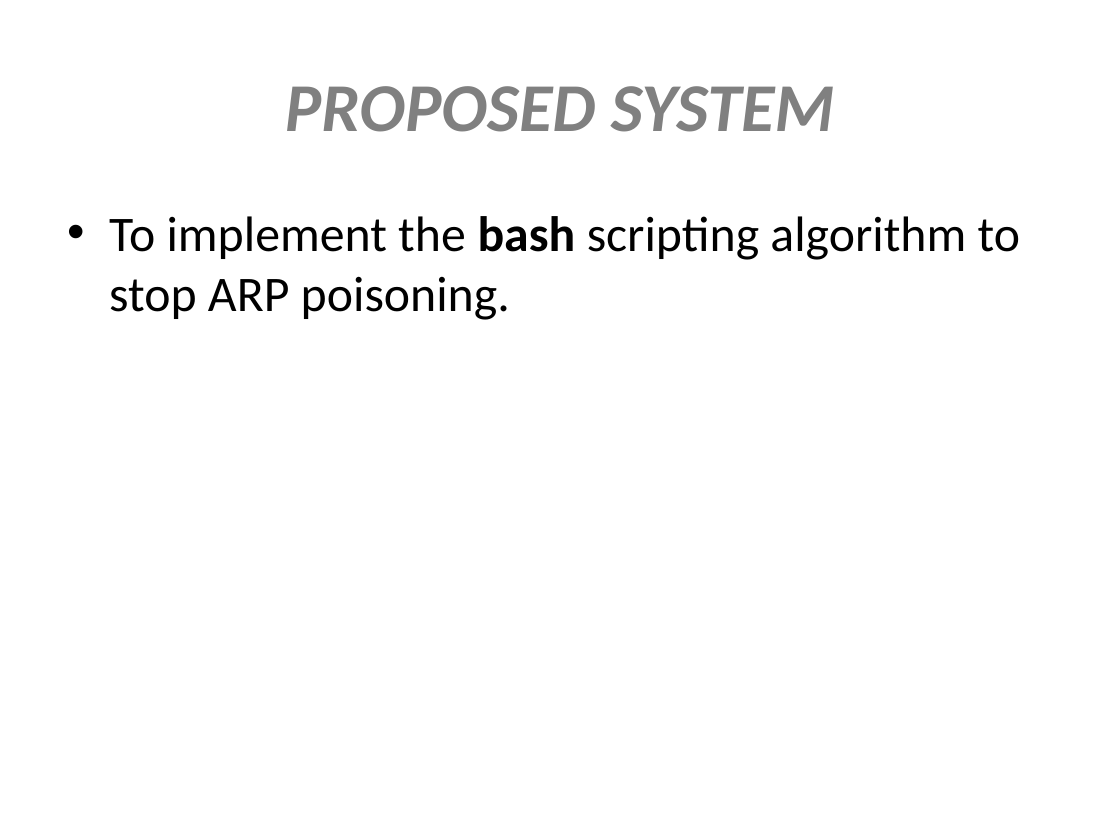
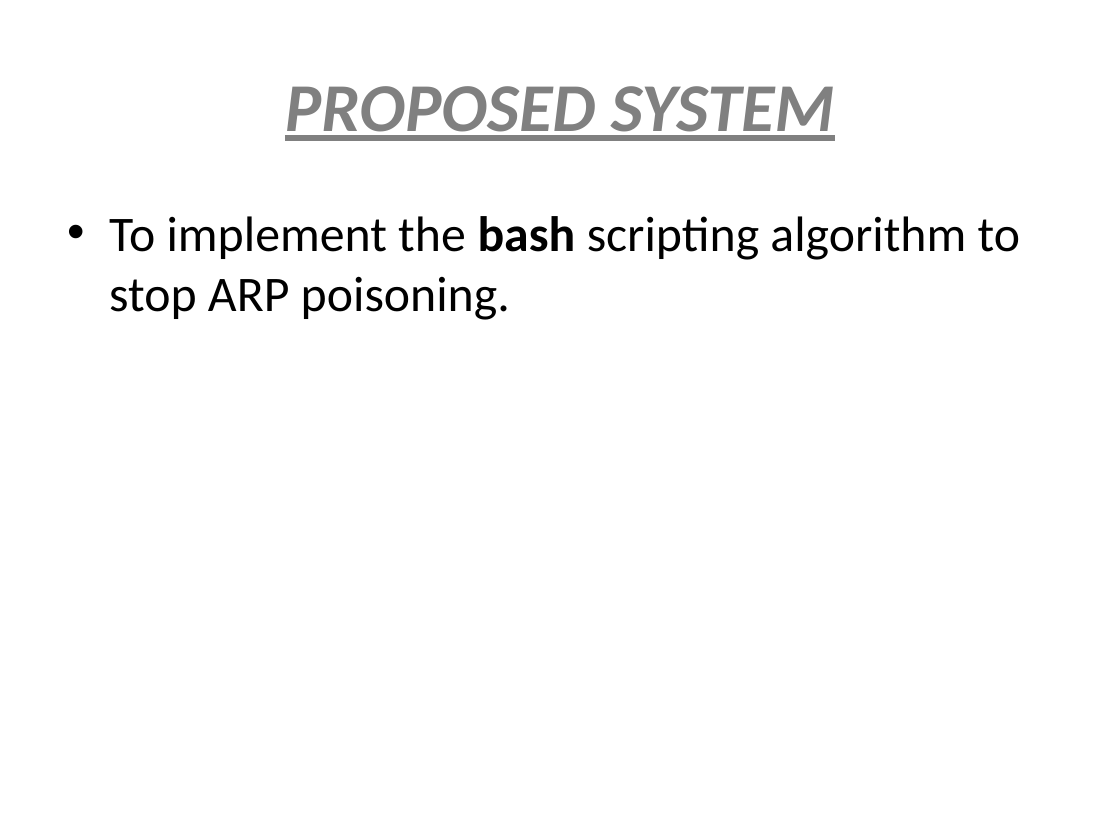
Before and after one commit to Musthafa2001/project-ppt, a slide deck: slide 6 of Dhatshana-batch.pptx. Drawn at 1120x840 pixels with LibreOffice and Linux fonts; fonts in the diff are those of the drawing. Boxes give left, top, right and bottom in pixels: in the first picture for what was removed or moved away, otherwise in the second. Text is boxed around its words. In the diff, an @@ line names an element or a change of style, - is before the commit and + after.

```diff
--- a/Dhatshana-batch.pptx
+++ b/Dhatshana-batch.pptx
@@ title "PROPOSED SYSTEM" at [285, 86, 834, 141]: underline on @@
```
Also in this commit, not shown: 5 other slides changed, 1 slide removed.
